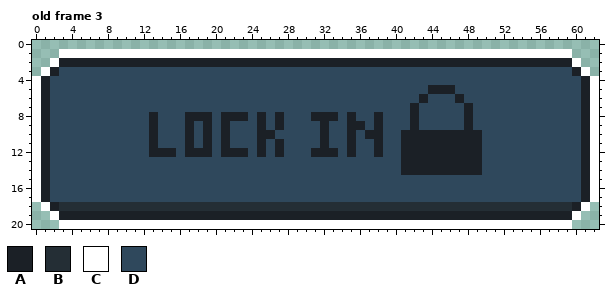
Pixel-art file, stored at Assets/Art/UI/LockInButton.aseprite. That is the earlier state.
63x21 pixels, 3 frames. Shown: old frame 3.
Visible layers, top first: "Layer 2", "Layer 1".
Palette (. is transparent): A #1b2026  B #242e35  C #ffffff  D #2f485c
Pixels before, old frame 3, first column x 0:
 1 ...CCCCCCCCCCCCCCCCCCCCCCCCCCCCCCCCCCCCCCCCCCCCCCCCCCCCCCCCC...
 2 ..CAAAAAAAAAAAAAAAAAAAAAAAAAAAAAAAAAAAAAAAAAAAAAAAAAAAAAAAAAC..
 3 .CADDDDDDDDDDDDDDDDDDDDDDDDDDDDDDDDDDDDDDDDDDDDDDDDDDDDDDDDDAC.
 4 CADDDDDDDDDDDDDDDDDDDDDDDDDDDDDDDDDDDDDDDDDDDDDDDDDDDDDDDDDDDAC
 5 CADDDDDDDDDDDDDDDDDDDDDDDDDDDDDDDDDDDDDDDDDDAAADDDDDDDDDDDDDDAC
 6 CADDDDDDDDDDDDDDDDDDDDDDDDDDDDDDDDDDDDDDDDDADDDADDDDDDDDDDDDDAC
 7 CADDDDDDDDDDDDDDDDDDDDDDDDDDDDDDDDDDDDDDDDADDDDDADDDDDDDDDDDDAC
 8 CADDDDDDDDDDDADDDAAADAAADADADDDAAADADDADDDADDDDDADDDDDDDDDDDDAC
 9 CADDDDDDDDDDDADDDADADADDDADADDDDADDAADADDDADDDDDADDDDDDDDDDDDAC
10 CADDDDDDDDDDDADDDADADADDDAADDDDDADDADAADDAAAAAAAAADDDDDDDDDDDAC
11 CADDDDDDDDDDDADDDADADADDDADADDDDADDADDADDAAAAAAAAADDDDDDDDDDDAC
12 CADDDDDDDDDDDAAADAAADAAADADADDDAAADADDADDAAAAAAAAADDDDDDDDDDDAC
13 CADDDDDDDDDDDDDDDDDDDDDDDDDDDDDDDDDDDDDDDAAAAAAAAADDDDDDDDDDDAC
14 CADDDDDDDDDDDDDDDDDDDDDDDDDDDDDDDDDDDDDDDAAAAAAAAADDDDDDDDDDDAC
15 CADDDDDDDDDDDDDDDDDDDDDDDDDDDDDDDDDDDDDDDDDDDDDDDDDDDDDDDDDDDAC
16 CADDDDDDDDDDDDDDDDDDDDDDDDDDDDDDDDDDDDDDDDDDDDDDDDDDDDDDDDDDDAC
17 CADDDDDDDDDDDDDDDDDDDDDDDDDDDDDDDDDDDDDDDDDDDDDDDDDDDDDDDDDDDAC
18 .CABBBBBBBBBBBBBBBBBBBBBBBBBBBBBBBBBBBBBBBBBBBBBBBBBBBBBBBBBAC.
19 ..CAAAAAAAAAAAAAAAAAAAAAAAAAAAAAAAAAAAAAAAAAAAAAAAAAAAAAAAAAC..
20 ...CCCCCCCCCCCCCCCCCCCCCCCCCCCCCCCCCCCCCCCCCCCCCCCCCCCCCCCCC...
The result:
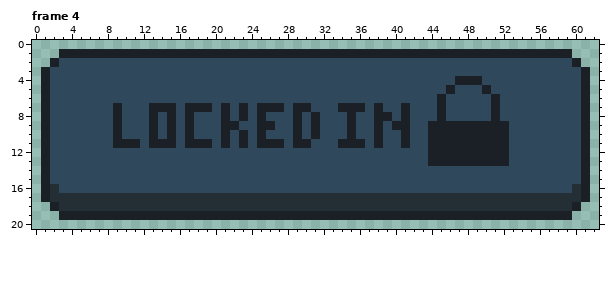
A new or re-ordered frame is compared with the old frame closest to it.
Change:
frames 3 -> 4
Frame 4 is new; against old frame 3, layers "Layer 2", "Layer 1":
The author changed colour C to colour A in row 1 at x 3 to 59; in row 2 at x 2 and 60; in row 3 at x 1 and 61.
The author changed colour D to colour A in row 4 at x 47 to 49; in row 5 at x 50; in row 6 at x 45 and 51; in row 7 at x 9, 13 to 15, 17 to 19, 21, 23, 25 to 27, 29 to 30, 34 to 36, 38, 41, 45 and 51; in row 8 at x 9, 15, 29, 39, 41, 45 and 51; in row 9 at x 9, 15, 22, 26, 29, 31, 40 to 41, 44 to 47 and 49 to 52.
The author changed colour D to colour A in row 10 at x 9, 15, 23, 29, 31 and 50 to 52; in row 11 at x 9 to 11, 14 to 15, 18, 23, 26, 29 to 30, 34, 36 and 50 to 52; in rows 12 to 13 at x 50 to 52.
The author changed colour D to colour B in row 16 at x 2 and 60; in row 17 at x 2 to 60.
The author changed colour A to colour D in row 2 at x 3 to 59; in row 3 at x 2 and 60; in row 5 at x 44 to 45; in row 6 at x 43 and 47; in row 7 at x 42 and 48; in row 8 at x 18 to 19, 22, 27, 32 to 33, 42 and 48.
The author changed colour A to colour D in row 9 at x 19, 27, 32, 36 and 42; in row 10 at x 19, 26, 32, 37 and 42 to 43; in row 11 at x 32 and 42 to 43; in row 12 at x 13 to 15, 17 to 19, 21 to 23, 25, 27, 31 to 33, 35, 38 and 41 to 43; in row 13 at x 41 to 43; in row 14 at x 41 to 49.
Colour C is gone in rows 4 to 17 at x 0 and 62; in row 18 at x 1 and 61; in row 19 at x 2 and 60; in row 20 at x 3 to 59.
Changed places in both pictures, as pixel boxes (x1, y1, x2, y2):
changed: (32, 49, 599, 229)
